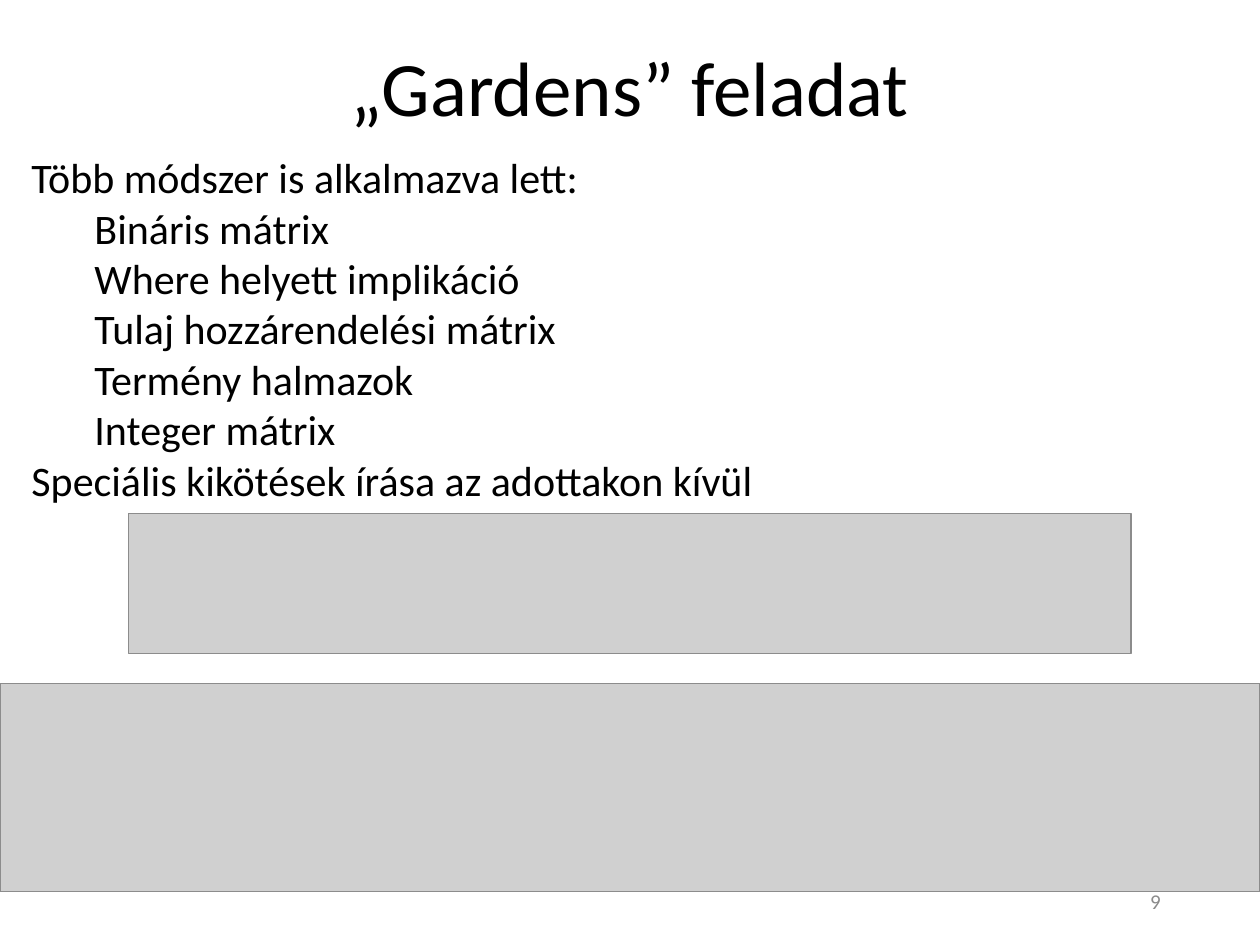
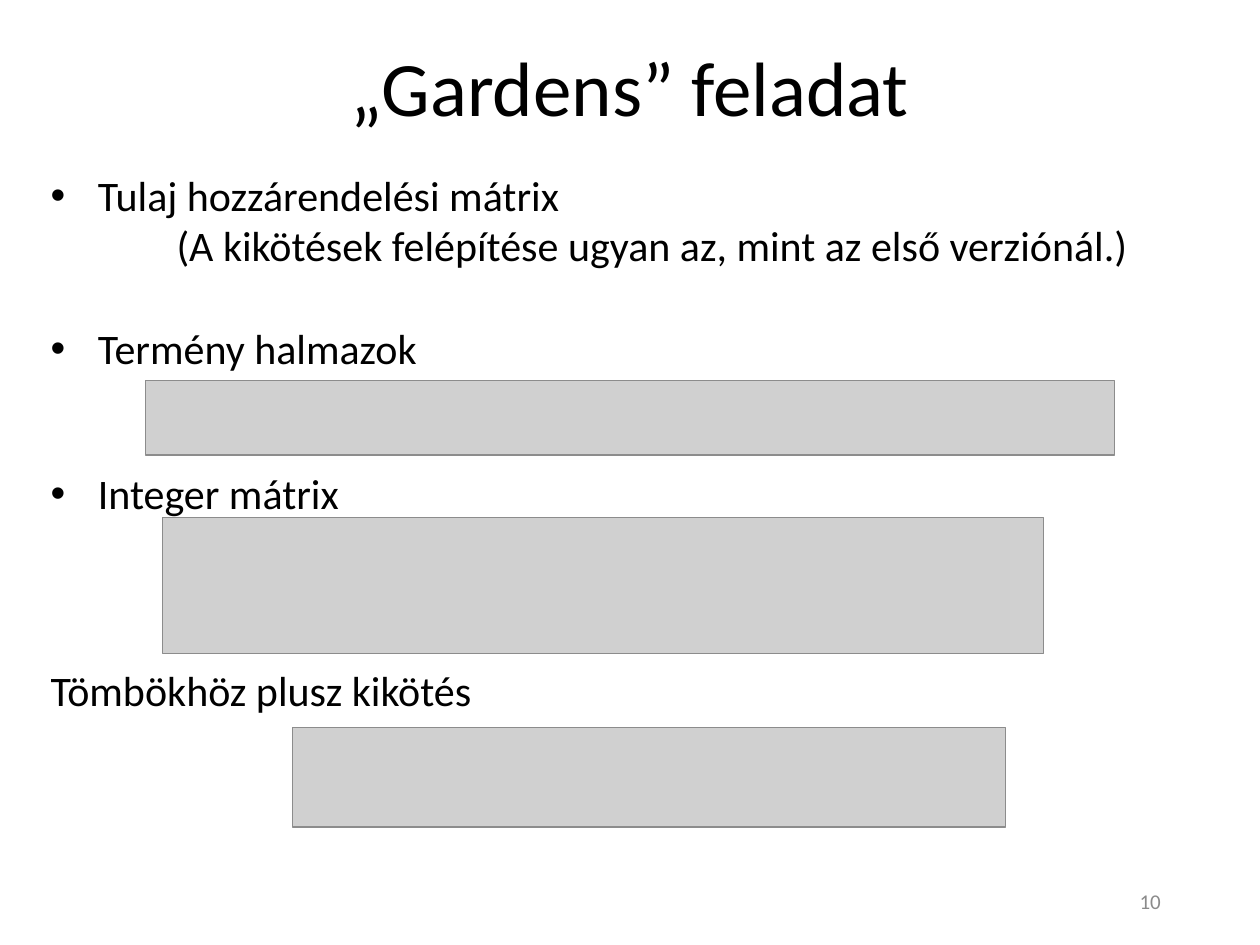
Before and after one commit to Teaching-projects/SZE-Peku221b, a slide deck: slide 10 of CP_Dolgozat/Előadás/Logikai feladványok megoldása korlátprogramozással.pptx (slide 9 before the commit). Drawn at 1260x945 pixels with LibreOffice and Linux fonts; fonts in the diff are those of the drawing; grey boxes stand for pictures. Boxes give left, top, right and bottom in pixels: in the first picture for what was removed or moved away, otherwise in the second. Text is boxed around its words. In the diff, an @@ line names an element or a change of style, - is before the commit and + after.

```diff
--- a/CP_Dolgozat/Előadás/Logikai feladványok megoldása korlátprogramozással.pptx
+++ b/CP_Dolgozat/Előadás/Logikai feladványok megoldása korlátprogramozással.pptx
@@ text at (31,163,578,301): paragraphs removed @@
-Több módszer is alkalmazva lett:
-  Bináris mátrix
-  Where helyett implikáció
@@ text "Tulaj hozzárendelési mátrix": place and size @@
-text "Tulaj hozzárendelési mátrix" at (31,163,752,503)
+text "Tulaj hozzárendelési mátrix" at (51,181,1128,713)
@@ text at (98,181,559,520): bullet none to •; more space between paragraphs @@
@@ text at (177,230,1128,269): paragraph added @@
+  (A kikötések felépítése ugyan az, mint az első verziónál.)
@@ picture added at (145,381,1114,455) @@
@@ picture: place and size @@
-picture at (129,513,1131,653)
+picture at (163,518,1043,654)
@@ picture removed at (0,684,1260,892) @@
@@ text at (51,676,471,713): text changed @@
-  Speciális kikötések írása az adottakon kívül
+  Tömbökhöz plusz kikötés
@@ picture added at (292,727,1005,827) @@
@@ page number at (1140,895,1161,909): text changed @@
-9
+10
```
Also in this commit, not shown: 3 other slides changed, 1 slide added, 1 slide removed, 1 other file.
